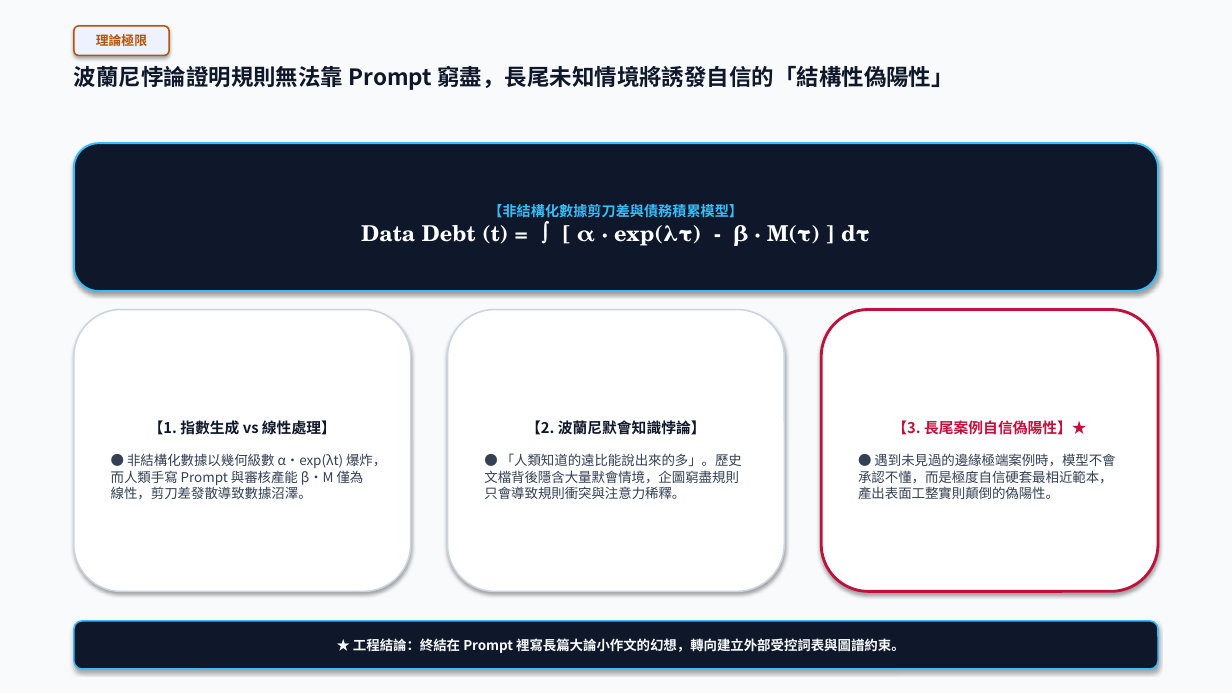
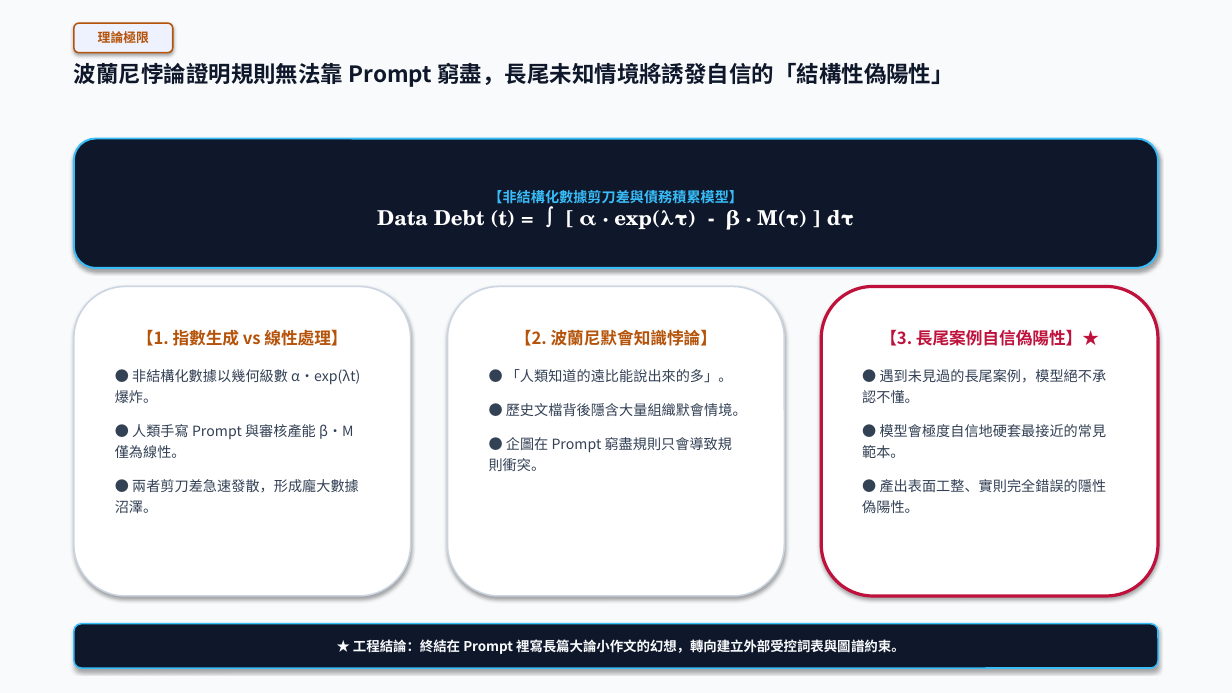
Before and after one commit to markyang20040112-source/deep-reading-and-visual-synthesis, a slide deck: slide 4 of reading_sessions/20261101_企業數據與生成式AI準備度/02_outputs/02_executive_presentation.pptx. Drawn at 1232x693 pixels with LibreOffice and Linux fonts; fonts in the diff are those of the drawing. Boxes give left, top, right and bottom in pixels: in the first picture for what was removed or moved away, otherwise in the second. Text is boxed around its words. In the diff, an @@ line names an element or a change of style, - is before the commit and + after.

Commit message:
feat(skill): upgrade PDF pipeline, unified-scale charts, pptx text wrapping, and single canonical format

```diff
--- a/reading_sessions/20261101_企業數據與生成式AI準備度/02_outputs/02_executive_presentation.pptx
+++ b/reading_sessions/20261101_企業數據與生成式AI準備度/02_outputs/02_executive_presentation.pptx
@@ rounded rectangle "理論極限": place and size @@
-rounded rectangle "理論極限" at <box>74,26,169,55</box>
+rounded rectangle "理論極限" at <box>74,23,173,53</box>
@@ rounded rectangle "【非結構化數據剪刀差與債務積累模型】": place and size @@
-rounded rectangle "【非結構化數據剪刀差與債務積累模型】" at <box>74,143,1158,291</box>
+rounded rectangle "【非結構化數據剪刀差與債務積累模型】" at <box>74,139,1158,268</box>
@@ text in rounded rectangle at <box>377,210,854,230</box>: size 17 to 16 pt in "Data Debt (t) = ∫ [ α ..." @@
@@ rounded rectangle "【1. 指數生成 vs 線性處理】" at <box>74,287,410,596</box>: vertical alignment middle to top @@
@@ rounded rectangle "【1. 指數生成 vs 線性處理】": place and size @@
-rounded rectangle "【1. 指數生成 vs 線性處理】" at <box>74,310,410,592</box>
+rounded rectangle "【1. 指數生成 vs 線性處理】" at <box>74,287,410,596</box>
@@ rounded rectangle "【2. 波蘭尼默會知識悖論】": place and size @@
-rounded rectangle "【2. 波蘭尼默會知識悖論】" at <box>447,310,784,592</box>
+rounded rectangle "【2. 波蘭尼默會知識悖論】" at <box>447,287,784,596</box>
@@ rounded rectangle "【2. 波蘭尼默會知識悖論】" at <box>447,287,784,596</box>: vertical alignment middle to top @@
@@ rounded rectangle "【3. 長尾案例自信偽陽性】★": place and size @@
-rounded rectangle "【3. 長尾案例自信偽陽性】★" at <box>822,310,1158,592</box>
+rounded rectangle "【3. 長尾案例自信偽陽性】★" at <box>822,287,1158,596</box>
@@ rounded rectangle "【3. 長尾案例自信偽陽性】★" at <box>822,287,1158,596</box>: vertical alignment middle to top; outline #BE123C 2.2 pt to #BE123C 2.5 pt @@
@@ text in rounded rectangle at <box>137,329,347,346</box>: size 11.5 to 13 pt, text colour #0F172A to #B45309 in "【1. 指數生成 vs 線性處理】"; more space between paragraphs @@
@@ text in rounded rectangle at <box>515,329,717,346</box>: size 11.5 to 13 pt, text colour #0F172A to #B45309 in "【2. 波蘭尼默會知識悖論】"; more space between paragraphs @@
@@ text in rounded rectangle at <box>880,329,1099,346</box>: size 11.5 to 13 pt in "【3. 長尾案例自信偽陽性】★"; more space between paragraphs @@
@@ text in rounded rectangle at <box>115,369,360,513</box>: text changed; size 10.5 to 11 pt @@
-● 非結構化數據以幾何級數 α·exp(λt) 爆炸，而人類手寫 Prompt 與審核產能 β·M 僅為線性，剪刀差發散導致數據沼澤。
+● 非結構化數據以幾何級數 α·exp(λt) 爆炸。
+● 人類手寫 Prompt 與審核產能 β·M 僅為線性。
+● 兩者剪刀差急速發散，形成龐大數據沼澤。
@@ text in rounded rectangle at <box>489,369,747,471</box>: text changed; size 10.5 to 11 pt @@
-● 「人類知道的遠比能說出來的多」。歷史文檔背後隱含大量默會情境，企圖窮盡規則只會導致規則衝突與注意力稀釋。
+● 「人類知道的遠比能說出來的多」。
+● 歷史文檔背後隱含大量組織默會情境。
+● 企圖在 Prompt 窮盡規則只會導致規則衝突。
@@ text in rounded rectangle at <box>862,369,1107,513</box>: text changed; size 10.5 to 11 pt @@
-● 遇到未見過的邊緣極端案例時，模型不會承認不懂，而是極度自信硬套最相近範本，產出表面工整實則顛倒的偽陽性。
+● 遇到未見過的長尾案例，模型絕不承認不懂。
+● 模型會極度自信地硬套最接近的常見範本。
+● 產出表面工整、實則完全錯誤的隱性偽陽性。
```
Also in this commit, not shown: 7 other slides changed, 15 other files.
